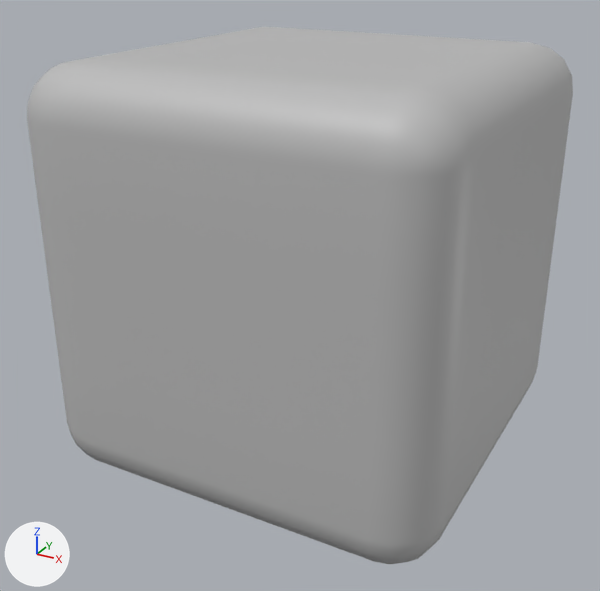
A saved change to the FBX model Assets/[BallBouncer]/Graphics/3DGraphics/Models/Cube_1.fbx.
Camera for both pictures: a camera (50 mm lens) standing at (0.913, -1.756, 0.754) and looking at (-0.02, -0.059, -0.095). Arrows for +X, +Y and +Z are at lower left; the lights stay in place. Where no turn or scale is listed for an object, it has been applied to the vertices.
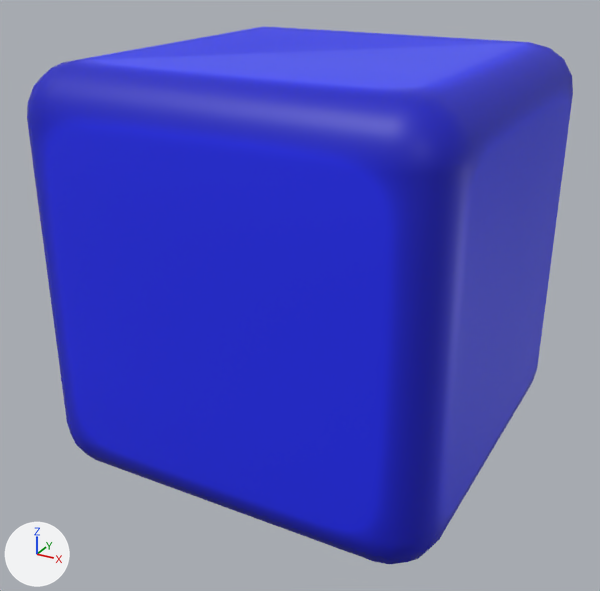
Where the change shows, as pixel boxes (x1, y1, x2, y2) in the pictures (600 x 591 px):
'Cube_1', surface changed (grey to blue)
    both: (27, 27, 573, 564)

The change in detail:
Picture 'Lacivert.png' (img_lacivert_png) is new.
In material 'Cube_mt' (mat_cube_mt), base_color is no longer (0.5, 0.5, 0.5), grey #bcbcbc.
In material 'Cube_mt' (mat_cube_mt), texture is now set to img_lacivert_png.
me_mesh has 386 vertices, 384 faces and spans x -0.502..0.502, y -0.502..0.502, z -0.502..0.502.
me_mesh is used by ob_cube_1; location (0.0, 0.0, 0.0).
me_mesh part 1: texture (UV) coordinates of 384 of 384 faces, centred in x -0.502..0.502, y -0.502..0.502, z -0.502..0.502, changed; they spanned u 0.02..0.38, v 0.51..0.98 and now span u 0.24..0.76, v 0.08..0.92.
